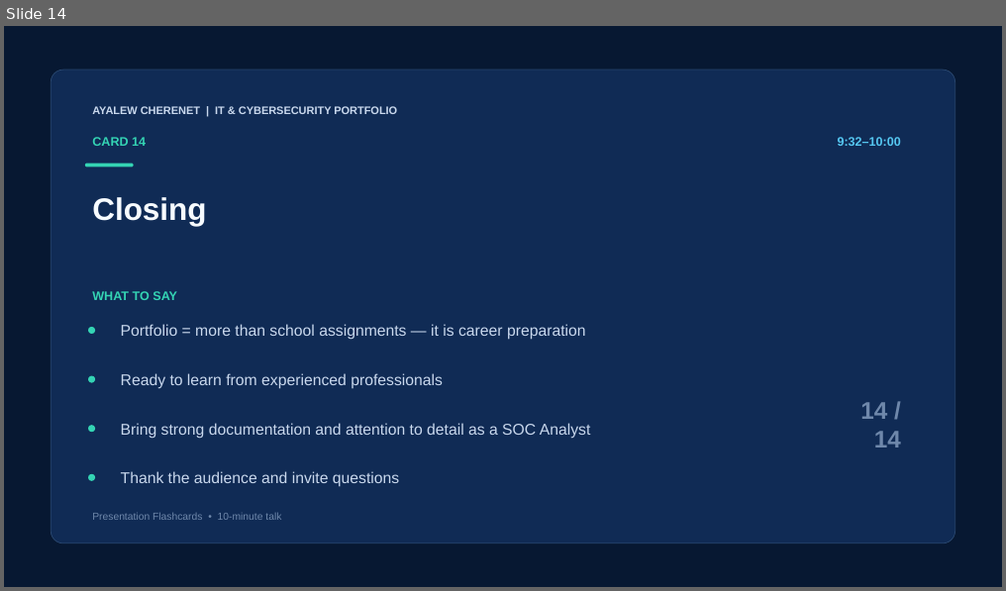
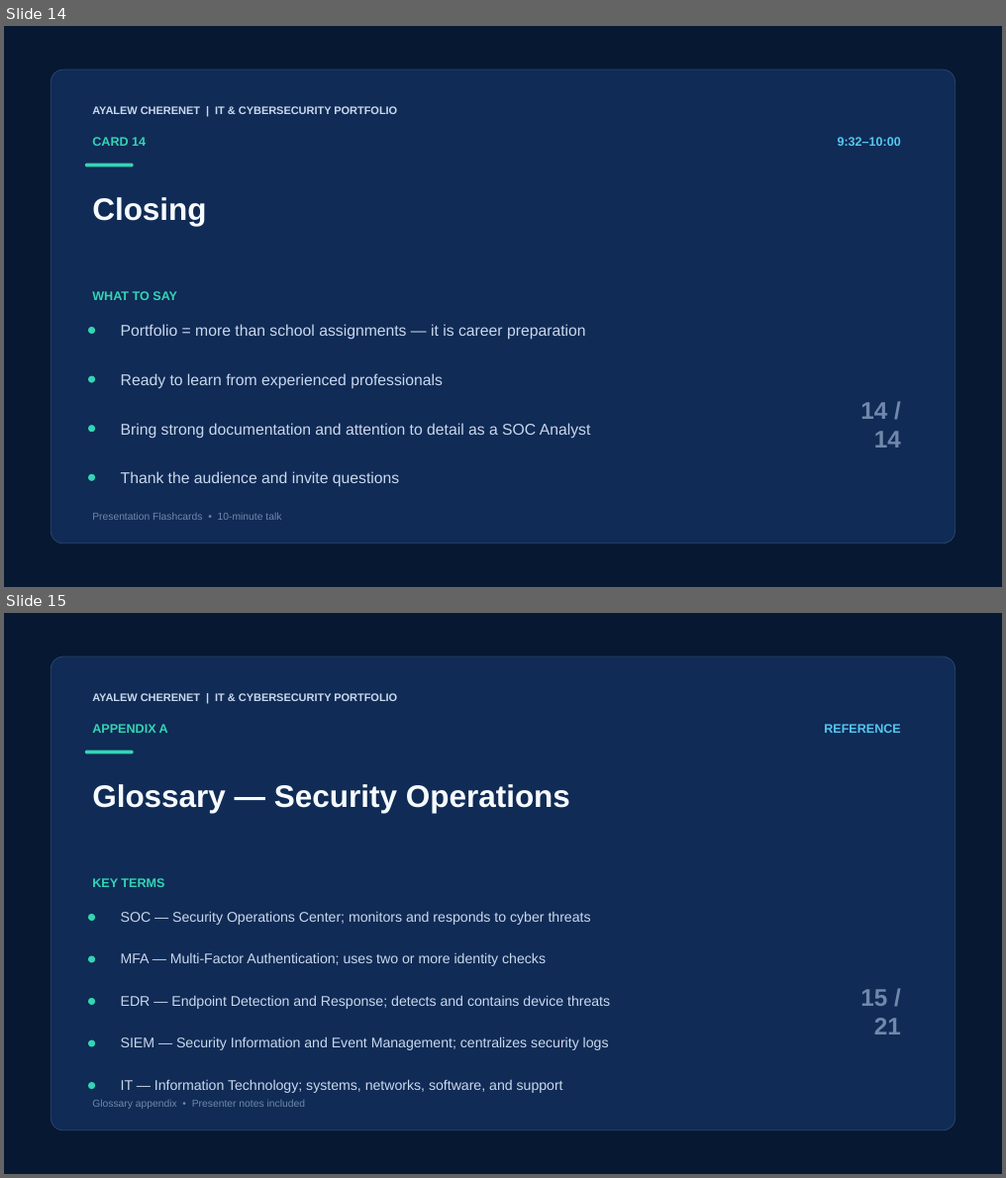
Before and after one commit to AyalewG8/cybersecurity-portfolio, a slide deck: assets/Ayalew_Cherenet_Portfolio_Presentation_Flashcards.pptx. Shown one above the other, each under a label of ours: slide 14 before the commit, slides 14 and 15 after it. The pictures are 1006x591 and 1006x1178 pixels, drawn with LibreOffice and Linux fonts; fonts in the diff are those of the drawing. Boxes give left, top, right and bottom in pixels: in the first picture for what was removed or moved away, otherwise in the second. Text is boxed around its words. In the diff, an @@ line names an element or a change of style, - is before the commit and + after.

```diff
--- a/assets/Ayalew_Cherenet_Portfolio_Presentation_Flashcards.pptx
+++ b/assets/Ayalew_Cherenet_Portfolio_Presentation_Flashcards.pptx
@@ slide 15 added at [4, 613, 1002, 1174], background #071832 @@
@@ rounded rectangle added at [52, 657, 955, 1131], fill #102B55, outline #28466E 0.75 pt @@
@@ text added at [92, 693, 397, 701], 10.5 pt, text #C9D8ED, bold @@
+AYALEW CHERENET | IT & CYBERSECURITY PORTFOLIO
@@ text added at [92, 724, 168, 733], 12 pt, text #34D4B4, bold @@
+APPENDIX A
@@ text added at [824, 724, 901, 733], 12 pt, text #55C7F1, bold @@
+REFERENCE
@@ rounded rectangle added at [85, 750, 133, 754], fill #34D4B4 @@
@@ text added at [92, 784, 570, 813], 30 pt, text #F7FBFF, bold @@
+Glossary — Security Operations
@@ text added at [92, 878, 164, 887], 12 pt, text #34D4B4, bold @@
+KEY TERMS
@@ rounded rectangle added at [88, 914, 95, 921], fill #34D4B4 @@
@@ text added at [121, 911, 591, 925], 13.5 pt, text #C9D8ED @@
+SOC — Security Operations Center; monitors and responds to cyber threats
@@ rounded rectangle added at [88, 956, 95, 962], fill #34D4B4 @@
@@ text added at [121, 953, 546, 966], 13.5 pt, text #C9D8ED @@
+MFA — Multi-Factor Authentication; uses two or more identity checks
@@ rounded rectangle added at [88, 998, 95, 1005], fill #34D4B4 @@
@@ text added at [121, 995, 610, 1009], 13.5 pt, text #C9D8ED @@
+EDR — Endpoint Detection and Response; detects and contains device threats
@@ text added at [860, 989, 901, 1035], 23.2 pt, text #6F88AB, bold @@
+15 / 21
@@ rounded rectangle added at [88, 1041, 95, 1048], fill #34D4B4 @@
@@ text added at [121, 1037, 609, 1051], 13.5 pt, text #C9D8ED @@
+SIEM — Security Information and Event Management; centralizes security logs
@@ rounded rectangle added at [88, 1082, 95, 1089], fill #34D4B4 @@
@@ text added at [121, 1079, 563, 1093], 13.5 pt, text #C9D8ED @@
+IT — Information Technology; systems, networks, software, and support
@@ text added at [92, 1100, 305, 1109], 9.8 pt, text #6F88AB @@
+Glossary appendix • Presenter notes included
```
Also in this commit, not shown: 6 other slides added.
